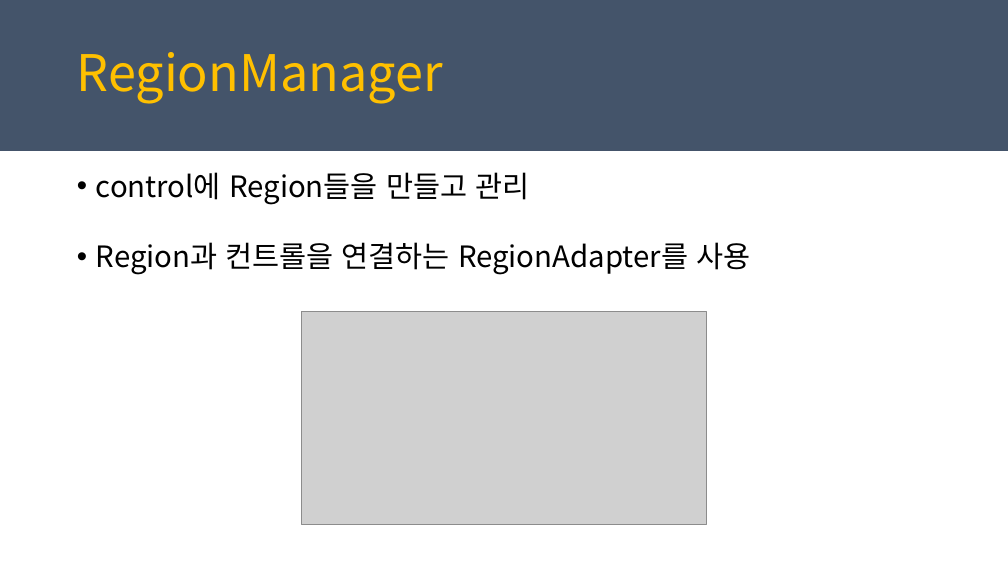
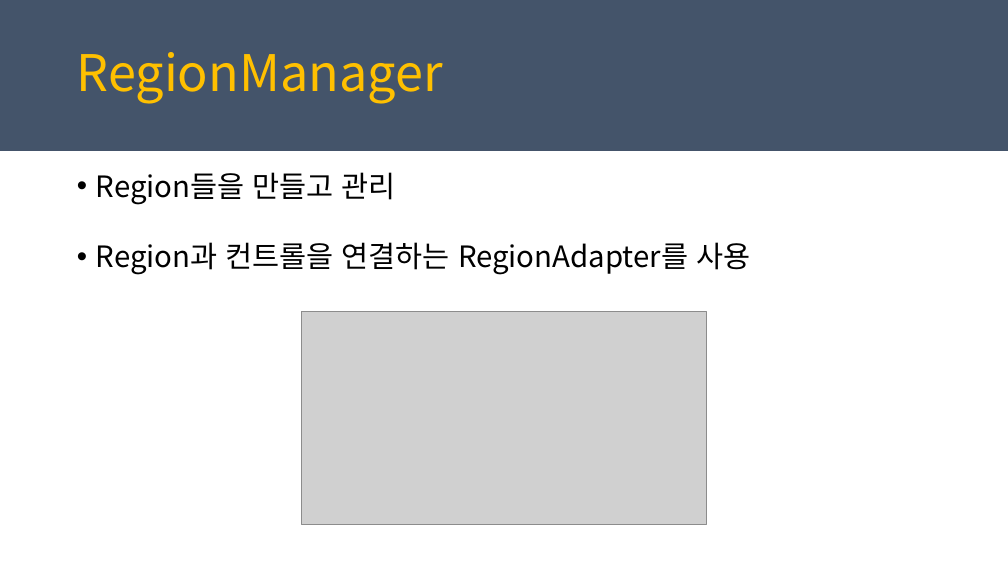
Before and after one commit to juniair/Summary-PPT, a slide deck: slide 17 of PRISM_최종.pptx. Drawn at 1008x567 pixels with LibreOffice and Linux fonts; fonts in the diff are those of the drawing; grey boxes stand for pictures. Boxes give left, top, right and bottom in pixels: in the first picture for what was removed or moved away, otherwise in the second. Text is boxed around its words. In the diff, an @@ line names an element or a change of style, - is before the commit and + after.

```diff
--- a/PRISM_최종.pptx
+++ b/PRISM_최종.pptx
@@ text at (x1=96, y1=172, x2=396, y2=205): text changed @@
-• control에 Region들을 만들고 관리
+• Region들을 만들고 관리
```
Also in this commit, not shown: 4 other slides changed, 1 slide removed.
